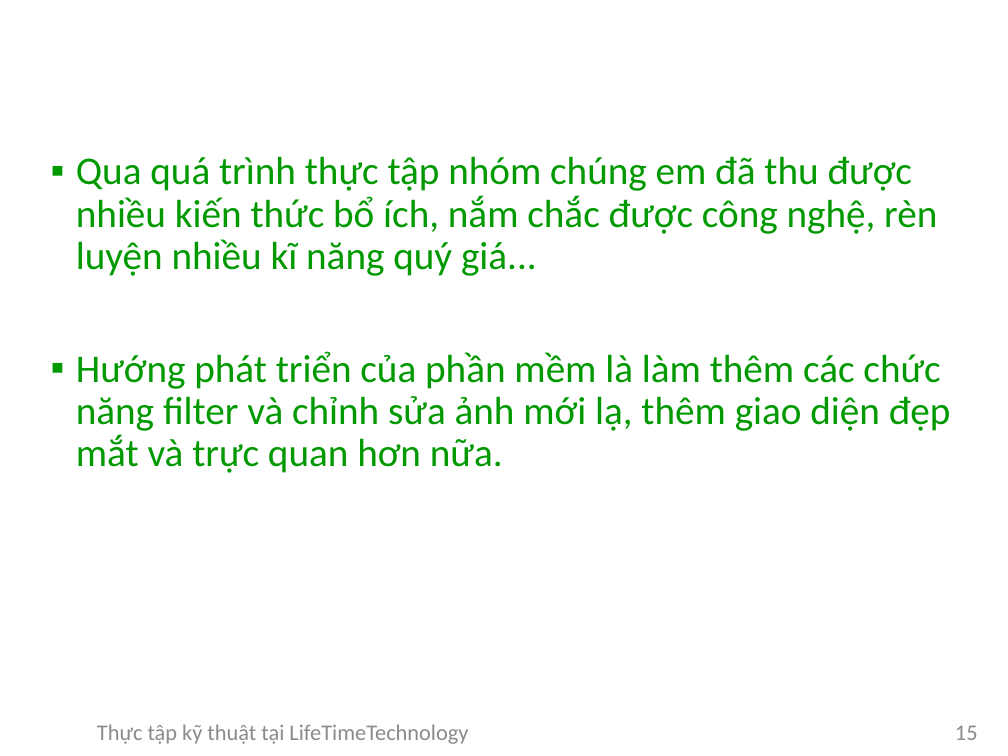
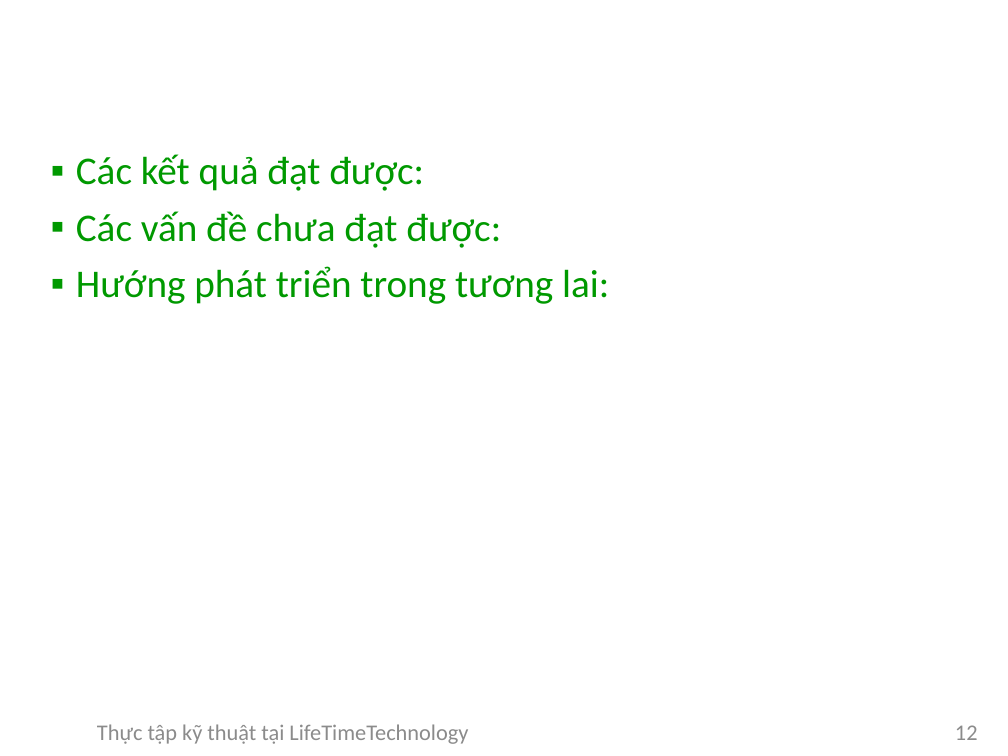
Before and after one commit to DaoVanDuong/baocaoThucTap, a slide deck: slide 12 of baocaoThucTap.pptx (slide 15 before the commit). Drawn at 1008x756 pixels with LibreOffice and Linux fonts; fonts in the diff are those of the drawing; background and template pictures are left out. Boxes give left, top, right and bottom in pixels: in the first picture for what was removed or moved away, otherwise in the second. Text is boxed around its words. In the diff, an @@ line names an element or a change of style, - is before the commit and + after.

```diff
--- a/baocaoThucTap.pptx
+++ b/baocaoThucTap.pptx
@@ text at box(76, 154, 609, 304): text changed @@
-▪ Qua quá trình thực tập nhóm chúng em đã thu được nhiều kiến thức bổ ích, nắm chắc được công nghệ, rèn luyện nhiều kĩ năng quý giá...
-▪ Hướng phát triển của phần mềm là làm thêm các chức năng filter và chỉnh sửa ảnh mới lạ, thêm giao diện đẹp mắt và trực quan hơn nữa.
+▪ Các kết quả đạt được:
+▪ Các vấn đề chưa đạt được:
+▪ Hướng phát triển trong tương lai:
@@ page number at box(955, 725, 978, 740): text changed @@
-15
+12
```
Also in this commit, not shown: 5 other slides changed, 1 slide added, 4 slides removed.
